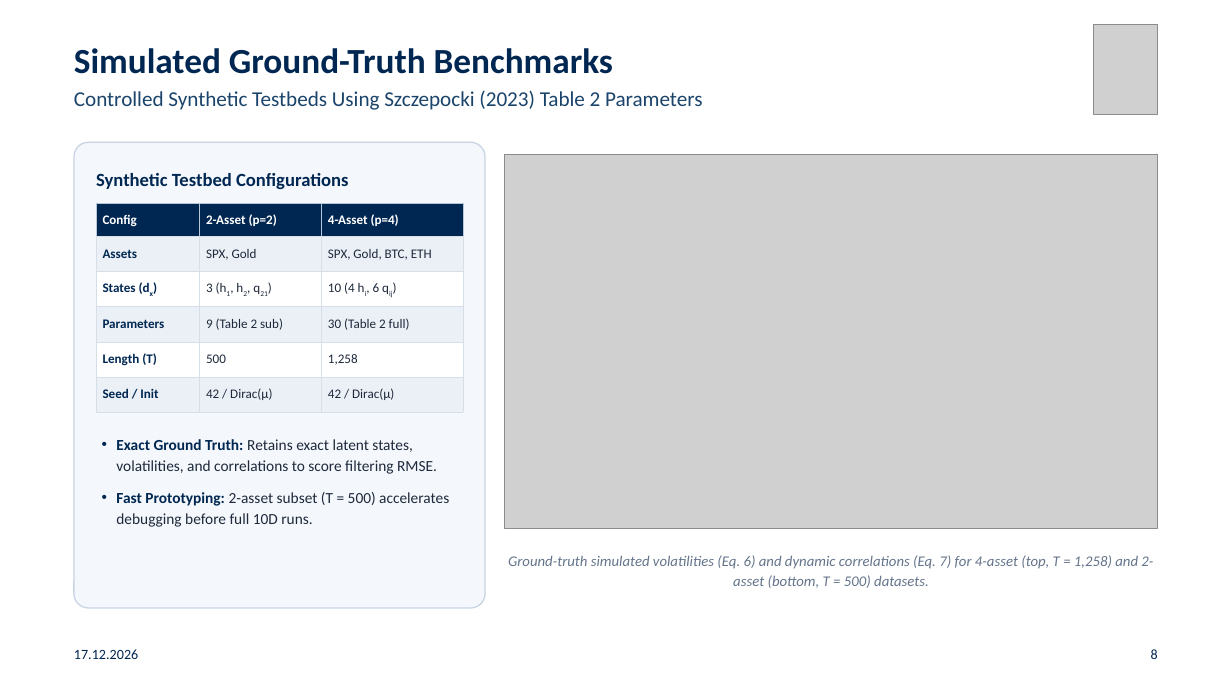
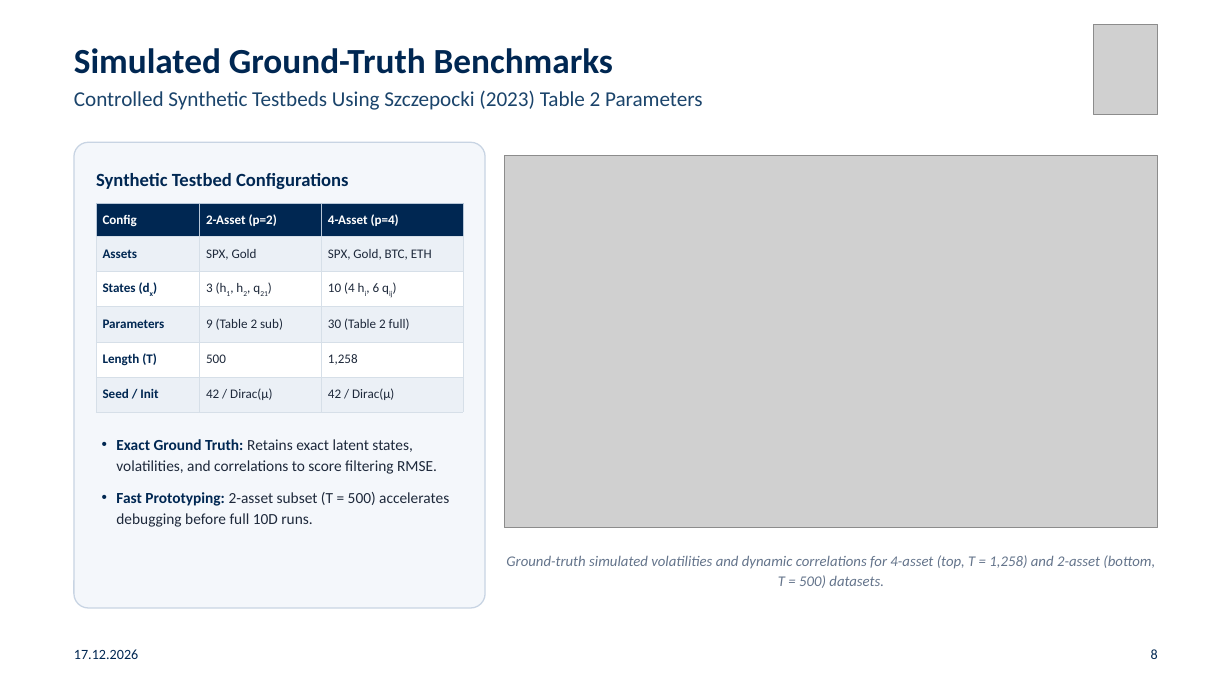
Before and after one commit to gabegagster/smc-stochastic-volatility, a slide deck: slide 8 of presentation/smc_chmsv_ensae_presentation.pptx. Drawn at 1232x693 pixels with LibreOffice and Linux fonts; fonts in the diff are those of the drawing; grey boxes stand for pictures. Boxes give left, top, right and bottom in pixels: in the first picture for what was removed or moved away, otherwise in the second. Text is boxed around its words. In the diff, an @@ line names an element or a change of style, - is before the commit and + after.

```diff
--- a/presentation/smc_chmsv_ensae_presentation.pptx
+++ b/presentation/smc_chmsv_ensae_presentation.pptx
@@ text at (506, 555, 1155, 588): text changed @@
-Ground-truth simulated volatilities (Eq. 6) and dynamic correlations (Eq. 7) for 4-asset (top, T = 1,258) and 2-asset (bottom, T = 500) datasets.
+Ground-truth simulated volatilities and dynamic correlations for 4-asset (top, T = 1,258) and 2-asset (bottom, T = 500) datasets.
```
Also in this commit, not shown: 4 other slides changed, 9 other files.
